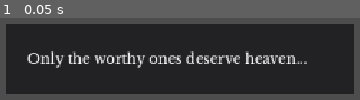
Above: before the commit, frame 1.
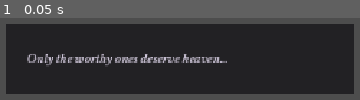
Above: after the commit, the same moment.

Repository: jegeiii/kafcult-co.-s-GIMJAM
Game: Godot game, scene res://scenes/rich_text_label_testing.tscn
Two runs of this game, one before a commit and one after it. Both use one fixed random seed, a clock stepped at 60 frames per second and the inputs below. This scene is started directly instead of the project's main scene.
Inputs:
- Up to frame 1 (0.05 s): no input

The runs differ from the first frame. In frame 1, 6.6% of the frame differs, in the area x 7-86%, y 40-61%.

Commit message:
feat: added more presets

Diff:
--- /dev/null
+++ b/presets/narration.tres
@@ -0,0 +1,12 @@
+[gd_resource type="Resource" script_class="TextPreset" format=3 uid="uid://x358vy2r2rdo"]
+
+[ext_resource type="FontFile" uid="uid://cl8eveor2hhxu" path="res://fonts/LibreBaskerville-MediumItalic.ttf" id="1_2e5f7"]
+[ext_resource type="Script" uid="uid://dtenxj4itxwi5" path="res://presets/text_preset.gd" id="1_kv3yg"]
+
+[resource]
+script = ExtResource("1_kv3yg")
+font = ExtResource("1_2e5f7")
+font_size = 20
+color = Color(0.6638241, 0.66382414, 0.6638239, 1)
+outline = Color(1, 1, 1, 0)
+metadata/_custom_type_script = "uid://dtenxj4itxwi5"
--- a/presets/normal.tres
+++ b/presets/normal.tres
@@ -8,6 +8,6 @@
 font = ExtResource("1_iwd7w")
 font_size = 20
 color = Color(1, 1, 1, 1)
-italic = true
-outline = Color(0, 0, 0, 0)
+outline = Color(0.6063984, 0.4317659, 0.14782175, 1)
+outline_size = 5
 metadata/_custom_type_script = "uid://dtenxj4itxwi5"
--- /dev/null
+++ b/presets/ominous.tres
@@ -0,0 +1,14 @@
+[gd_resource type="Resource" script_class="TextPreset" format=3 uid="uid://bei14nasos1a6"]
+
+[ext_resource type="Script" uid="uid://dtenxj4itxwi5" path="res://presets/text_preset.gd" id="1_co4ok"]
+[ext_resource type="FontFile" uid="uid://pf8acnh0qmki" path="res://fonts/IMFellEnglish-Regular.ttf" id="1_wwar2"]
+
+[resource]
+script = ExtResource("1_co4ok")
+font = ExtResource("1_wwar2")
+font_size = 20
+color = Color(0.6156863, 0.22352941, 0.22352941, 1)
+bold = true
+outline = Color(0.33963844, 0.054271966, 0.069933616, 1)
+outline_size = 10
+metadata/_custom_type_script = "uid://dtenxj4itxwi5"
--- /dev/null
+++ b/presets/thought.tres
@@ -0,0 +1,11 @@
+[gd_resource type="Resource" script_class="TextPreset" format=3 uid="uid://cu6c8k1u650m1"]
+
+[ext_resource type="FontFile" uid="uid://cl8eveor2hhxu" path="res://fonts/LibreBaskerville-MediumItalic.ttf" id="1_30i2k"]
+[ext_resource type="Script" uid="uid://dtenxj4itxwi5" path="res://presets/text_preset.gd" id="1_dcsq2"]
+
+[resource]
+script = ExtResource("1_dcsq2")
+font = ExtResource("1_30i2k")
+font_size = 16
+color = Color(0.90490705, 0.8689304, 0.9548759, 1)
+metadata/_custom_type_script = "uid://dtenxj4itxwi5"
--- a/scripts/rich_text_label.gd
+++ b/scripts/rich_text_label.gd
@@ -3,7 +3,7 @@
 var sample_text: String = "Only the worthy ones deserve heaven..."
 
 # Test of loading the presets
-var preset = preload("res://presets/normal.tres")
+var preset = preload("res://presets/thought.tres")
 
 func _ready() -> void:
 	text = apply_preset(sample_text)
Binary file added: fonts/LibreBaskerville-MediumItalic.ttf
Not shown, added: fonts/LibreBaskerville-MediumItalic.ttf.import
